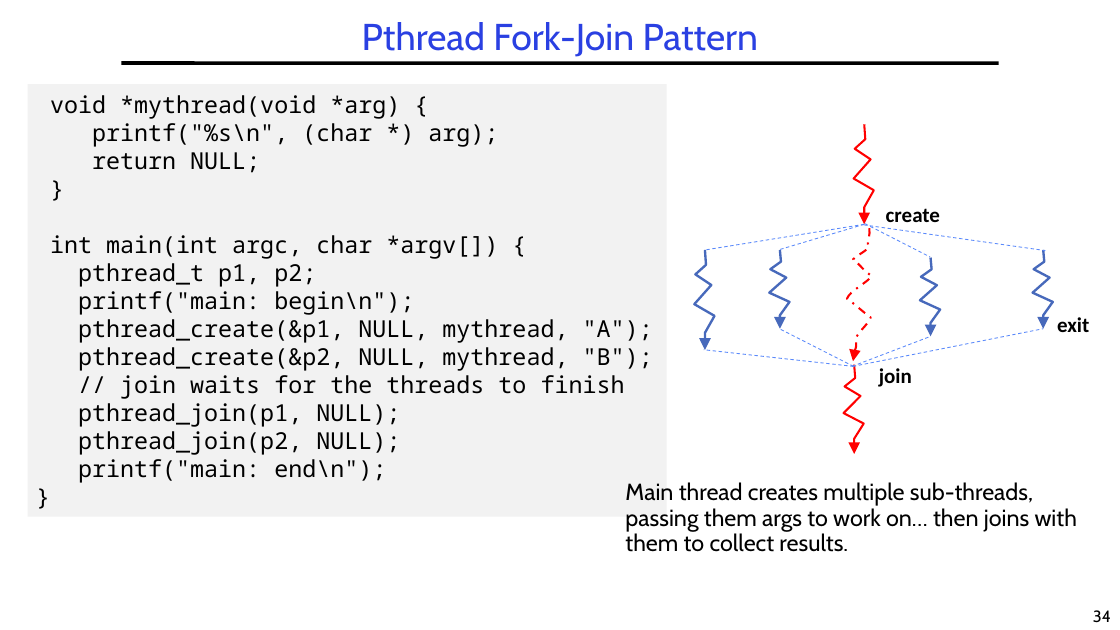
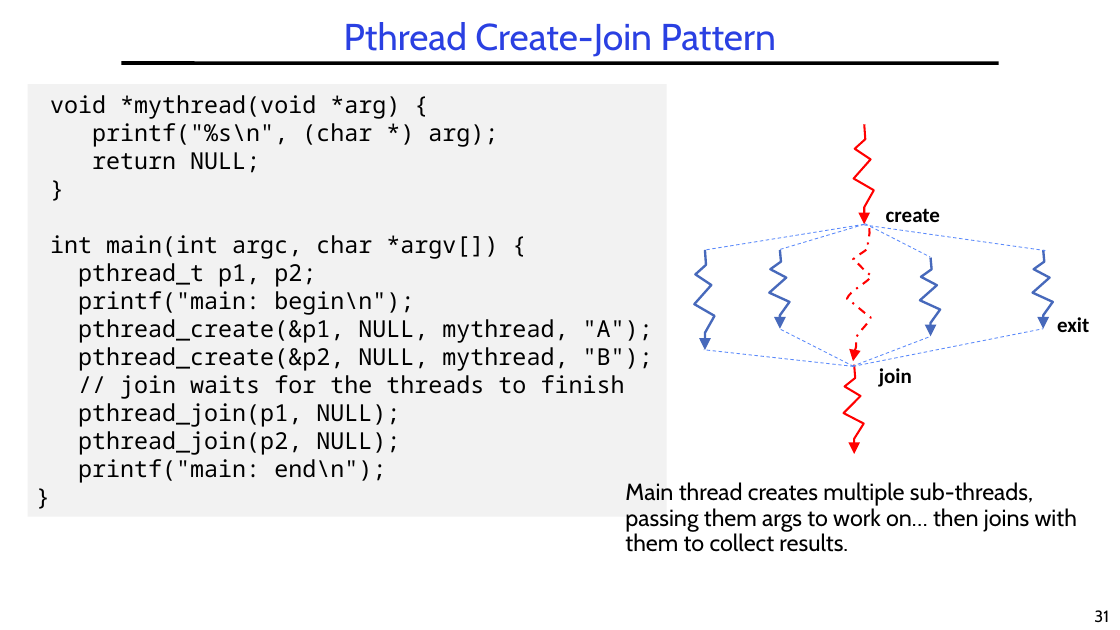
Before and after one commit to guhofstra/CSC112Fa26, a slide deck: slide 31 of PPTs/L2-Processes Threads.pptx (slide 34 before the commit). Drawn at 1120x630 pixels with LibreOffice and Linux fonts; fonts in the diff are those of the drawing. Boxes give left, top, right and bottom in pixels: in the first picture for what was removed or moved away, otherwise in the second. Text is boxed around its words. In the diff, an @@ line names an element or a change of style, - is before the commit and + after.

```diff
--- a/PPTs/L2-Processes Threads.pptx
+++ b/PPTs/L2-Processes Threads.pptx
@@ title at (344,22,776,57): text changed @@
-Pthread Fork-Join Pattern
+Pthread Create-Join Pattern
@@ page number at (1094,610,1109,622): text changed @@
-34
+31
```
Also in this commit, not shown: 6 other slides changed, 3 slides removed, 7 other files.
